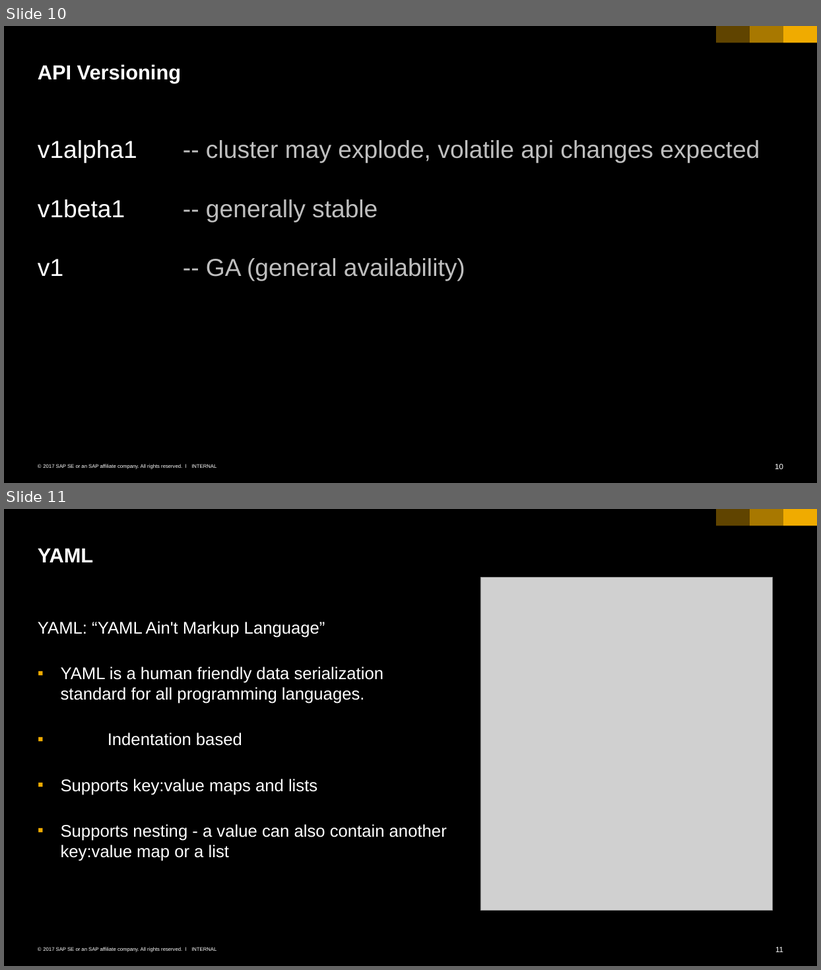
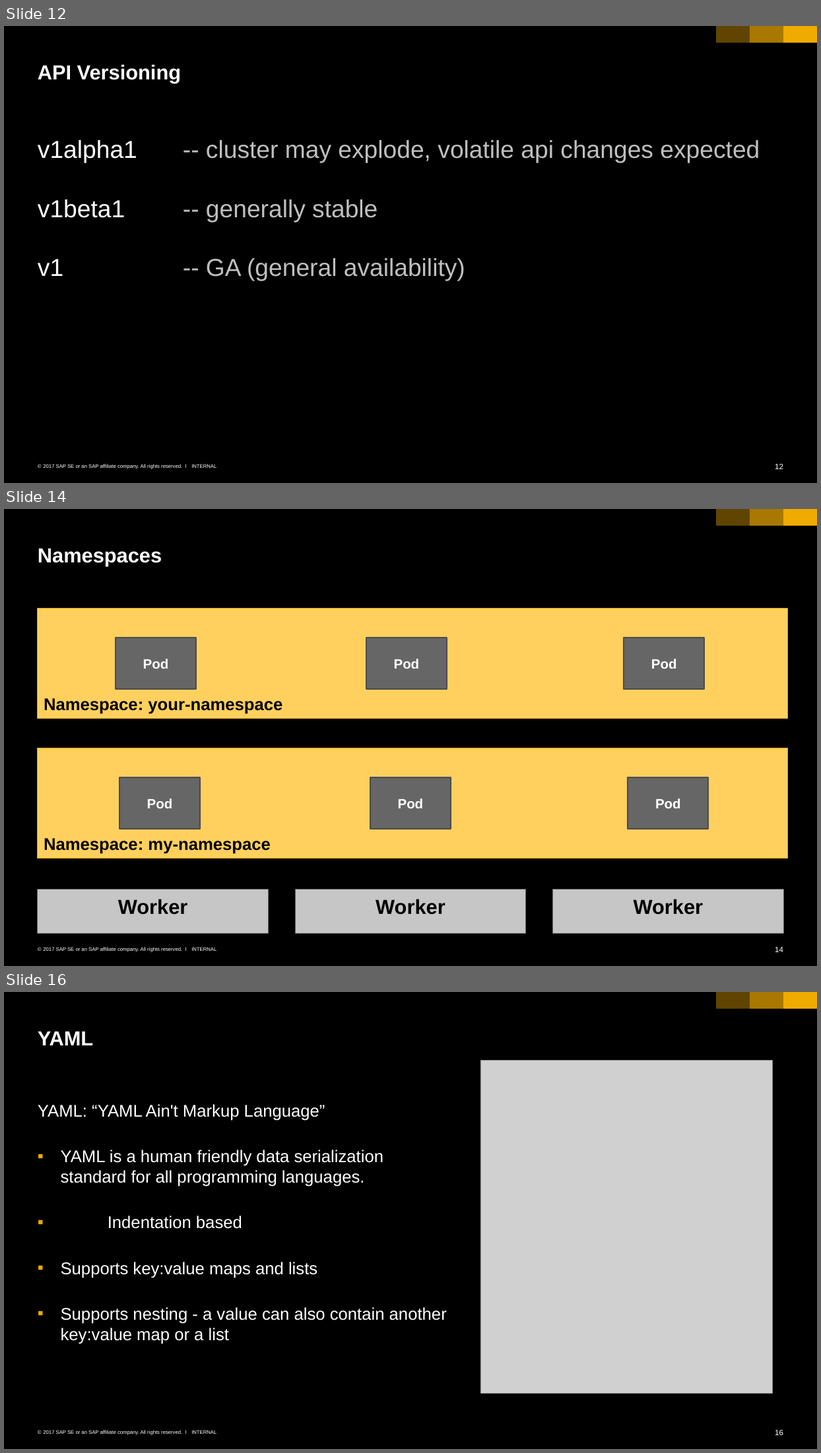
Before and after one commit to cuijiyao01/docker-k8s-training, a slide deck: kubernetes/01_k8s_core_components.pptx. Shown one above the other, each under a label of ours: slides 10 and 11 before the commit, slides 12, 14 and 16 after it; the slides between them are not shown. The pictures are 821x970 and 821x1453 pixels, drawn with LibreOffice and Linux fonts; fonts in the diff are those of the drawing; grey boxes stand for pictures. Boxes give left, top, right and bottom in pixels: in the first picture for what was removed or moved away, otherwise in the second. Text is boxed around its words. In the diff, an @@ line names an element or a change of style, - is before the commit and + after.

Commit message:
rework concept map, entities & namespaces

```diff
--- a/kubernetes/01_k8s_core_components.pptx
+++ b/kubernetes/01_k8s_core_components.pptx
@@ slide 14 added at <box>4,509,817,966</box>, background #000000; not listed: 6 template elements that a slide beside it also shows @@
@@ title added at <box>38,548,162,566</box>, 24 pt, text #FFFFFF, bold @@
+Namespaces
@@ rectangle added at <box>38,609,787,719</box>, fill #FFD05D, outline #F0AB00 0.79 pt, 20 pt, text #000000, bold @@
+Namespace: your-namespace
@@ rectangle added at <box>116,638,196,689</box>, fill #666666, outline #4B4B4B 1.5 pt, 16 pt, text #FFFFFF, bold @@
+Pod
@@ rectangle added at <box>366,638,446,689</box>, fill #666666, outline #4B4B4B 1.5 pt, 16 pt, text #FFFFFF, bold @@
+Pod
@@ rectangle added at <box>624,638,704,689</box>, fill #666666, outline #4B4B4B 1.5 pt, 16 pt, text #FFFFFF, bold @@
+Pod
@@ rectangle added at <box>38,749,787,859</box>, fill #FFD05D, outline #F0AB00 0.79 pt, 20 pt, text #000000, bold @@
+Namespace: my-namespace
@@ rectangle added at <box>120,778,199,830</box>, fill #666666, outline #4B4B4B 1.5 pt, 16 pt, text #FFFFFF, bold @@
+Pod
@@ rectangle added at <box>370,778,451,830</box>, fill #666666, outline #4B4B4B 1.5 pt, 16 pt, text #FFFFFF, bold @@
+Pod
@@ rectangle added at <box>628,778,708,830</box>, fill #666666, outline #4B4B4B 1.5 pt, 16 pt, text #FFFFFF, bold @@
+Pod
@@ rectangle added at <box>38,889,268,933</box>, fill #C6C6C6, outline #666666 0.79 pt, 24 pt, text #000000, bold @@
+Worker
@@ rectangle added at <box>295,889,526,933</box>, fill #C6C6C6, outline #666666 0.79 pt, 24 pt, text #000000, bold @@
+Worker
@@ rectangle added at <box>552,889,783,933</box>, fill #C6C6C6, outline #666666 0.79 pt, 24 pt, text #000000, bold @@
+Worker
@@ what was slide 10 is now slide 12 @@
@@ page number at <box>775,464,783,470</box>: text changed @@
-10
+12
@@ what was slide 11 is now slide 16 @@
@@ page number at <box>775,1430,783,1436</box>: text changed @@
-11
+16
```
Also in this commit, not shown: 1 slide changed, 5 other slides added, 1 slide removed, 4 other files.
